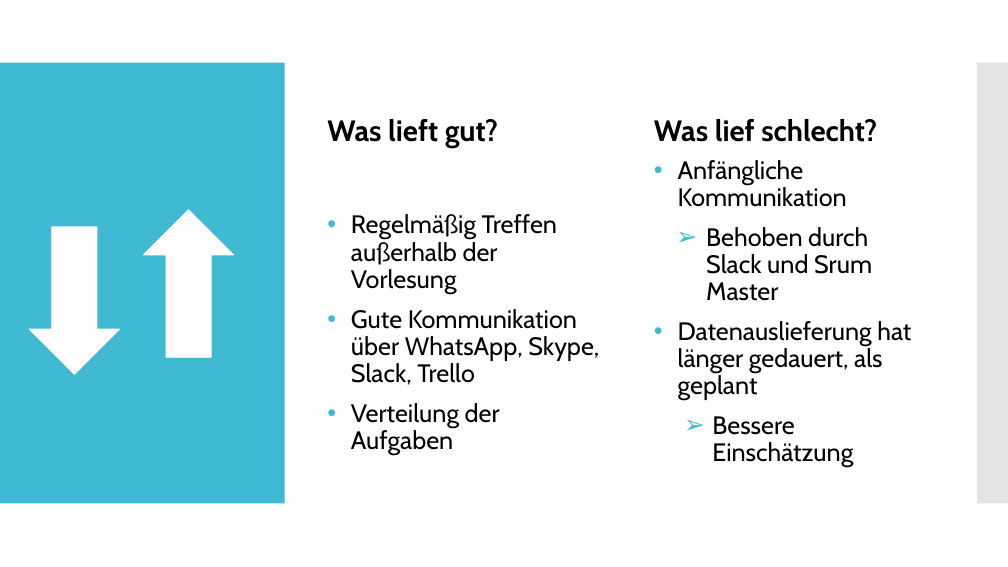
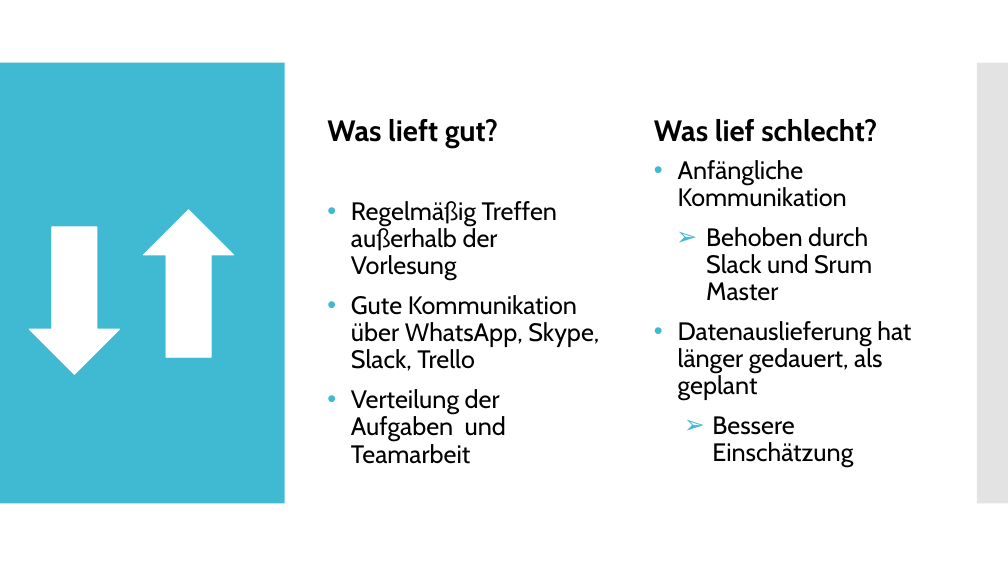
Before and after one commit to Datagroup-ModSim/ModSim17-data-generation-filters, a slide deck: slide 5 of presentations/Datenerzeugung und Datenanalyse_Sprint1_formatiert.pptx (slide 4 before the commit). Drawn at 1008x567 pixels with LibreOffice and Linux fonts; fonts in the diff are those of the drawing. Boxes give left, top, right and bottom in pixels: in the first picture for what was removed or moved away, otherwise in the second. Text is boxed around its words. In the diff, an @@ line names an element or a change of style, - is before the commit and + after.

```diff
--- a/presentations/Datenerzeugung und Datenanalyse_Sprint1_formatiert.pptx
+++ b/presentations/Datenerzeugung und Datenanalyse_Sprint1_formatiert.pptx
@@ text at (x1=351, y1=389, x2=506, y2=464): text changed @@
-• Verteilung der Aufgaben
+• Verteilung der Aufgaben und Teamarbeit
```
Also in this commit, not shown: 1 other slide changed, 1 slide added.
